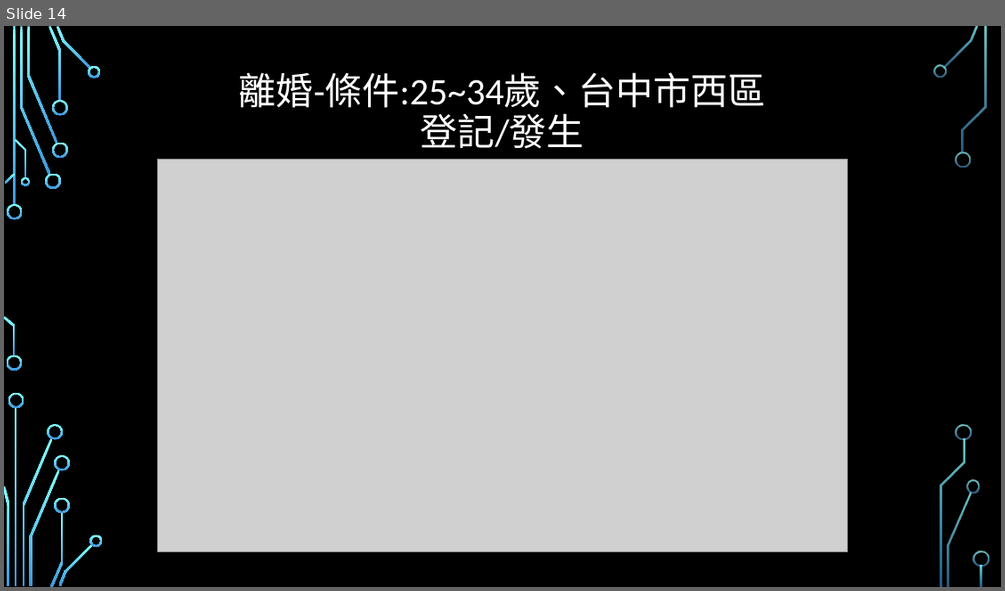
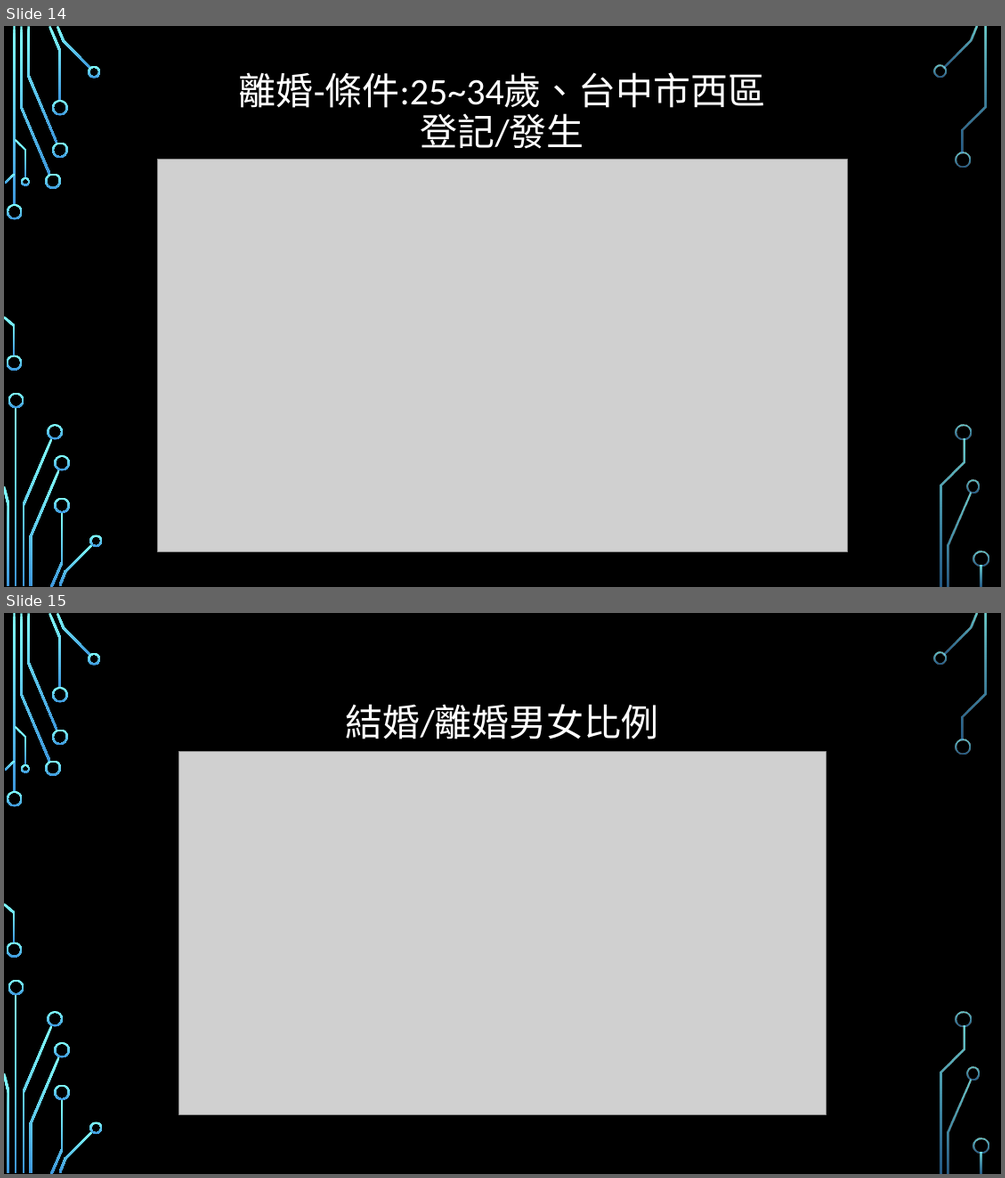
Before and after one commit to HSMonsterKing/Marriage-Analysis, a slide deck: 那些人較易結婚或離婚.pptx. Shown one above the other, each under a label of ours: slide 14 before the commit, slides 14 and 15 after it. The pictures are 1005x591 and 1005x1178 pixels, drawn with LibreOffice and Linux fonts; fonts in the diff are those of the drawing; grey boxes stand for pictures; background and template pictures are left out. Boxes give left, top, right and bottom in pixels: in the first picture for what was removed or moved away, otherwise in the second. Text is boxed around its words. In the diff, an @@ line names an element or a change of style, - is before the commit and + after.

```diff
--- a/那些人較易結婚或離婚.pptx
+++ b/那些人較易結婚或離婚.pptx
@@ slide 15 added at (x1=4, y1=613, x2=1001, y2=1174), background picture (left out); not listed: 36 template elements that a slide beside it also shows @@
@@ title added at (x1=346, y1=704, x2=659, y2=739), 36 pt, text #FFFFFF @@
+結婚/離婚男女比例
@@ picture added at (x1=179, y1=751, x2=825, y2=1114) @@
```
Also in this commit, not shown: 5 slides changed, 1 other slide added, 2 other files.
